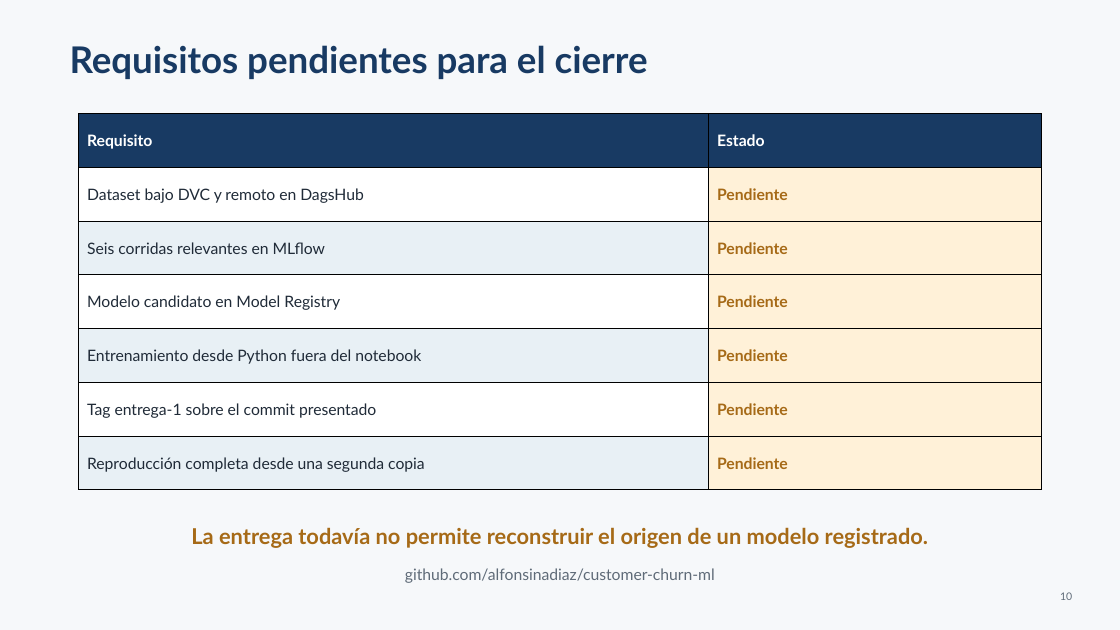
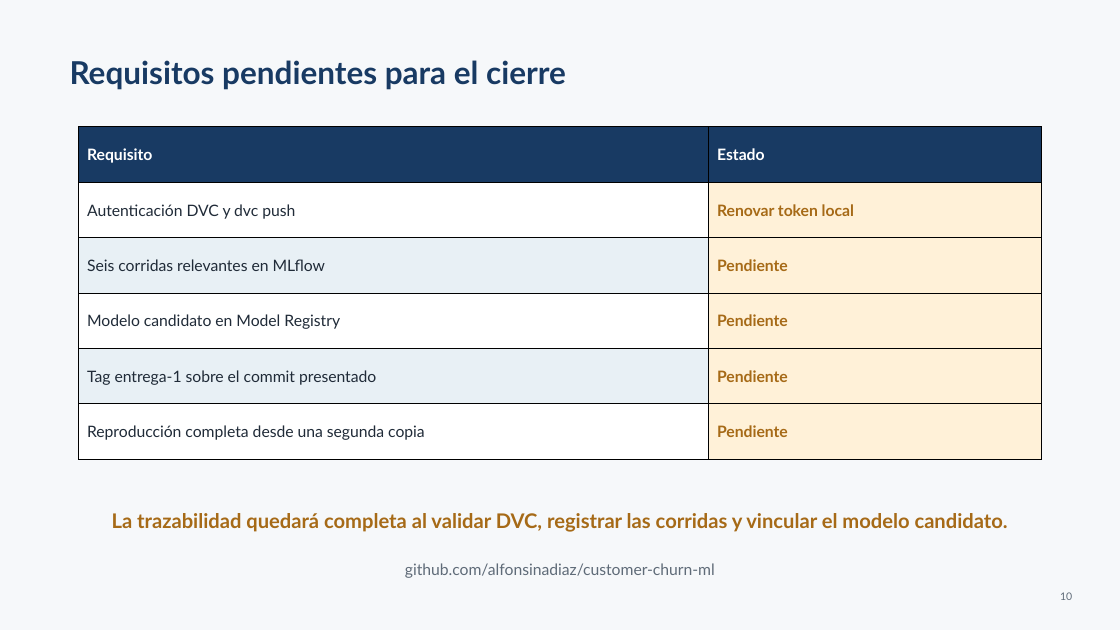
Before and after one commit to alfonsinadiaz/customer-churn-ml, a slide deck: slide 10 of Presentacion_Customer_Churn_Profesor.pptx. Drawn at 1120x630 pixels with LibreOffice and Linux fonts; fonts in the diff are those of the drawing. Boxes give left, top, right and bottom in pixels: in the first picture for what was removed or moved away, otherwise in the second. Text is boxed around its words. In the diff, an @@ line names an element or a change of style, - is before the commit and + after.

```diff
--- a/Presentacion_Customer_Churn_Profesor.pptx
+++ b/Presentacion_Customer_Churn_Profesor.pptx
@@ text "Requisitos pendientes para el cierre": place and size @@
-text "Requisitos pendientes para el cierre" at bbox=[70, 45, 648, 79]
+text "Requisitos pendientes para el cierre" at bbox=[70, 60, 566, 90]
@@ text "Requisitos pendientes para el cierre" at bbox=[70, 60, 566, 90]: size 31.5 to 27 pt @@
@@ table at bbox=[79, 127, 1042, 460] @@
-row 2, column 1: Dataset bajo DVC y remoto en DagsHub
+row 2, column 1: Autenticación DVC y dvc push
-row 2, column 2: Pendiente
+row 2, column 2: Renovar token local
-row 5: Entrenamiento desde Python fuera del notebook | Pendiente
@@ table: place and size @@
-table at bbox=[79, 113, 1042, 490]
+table at bbox=[79, 127, 1042, 460]
@@ text at bbox=[112, 513, 1008, 532]: text changed; size 18.8 to 17.2 pt @@
-La entrega todavía no permite reconstruir el origen de un modelo registrado.
+La trazabilidad quedará completa al validar DVC, registrar las corridas y vincular el modelo candidato.
@@ text "github.com/alfonsinadiaz/customer-churn-ml": place and size @@
-text "github.com/alfonsinadiaz/customer-churn-ml" at bbox=[405, 568, 715, 583]
+text "github.com/alfonsinadiaz/customer-churn-ml" at bbox=[405, 563, 715, 578]
```
Also in this commit, not shown: 8 other slides changed, 21 other files.
